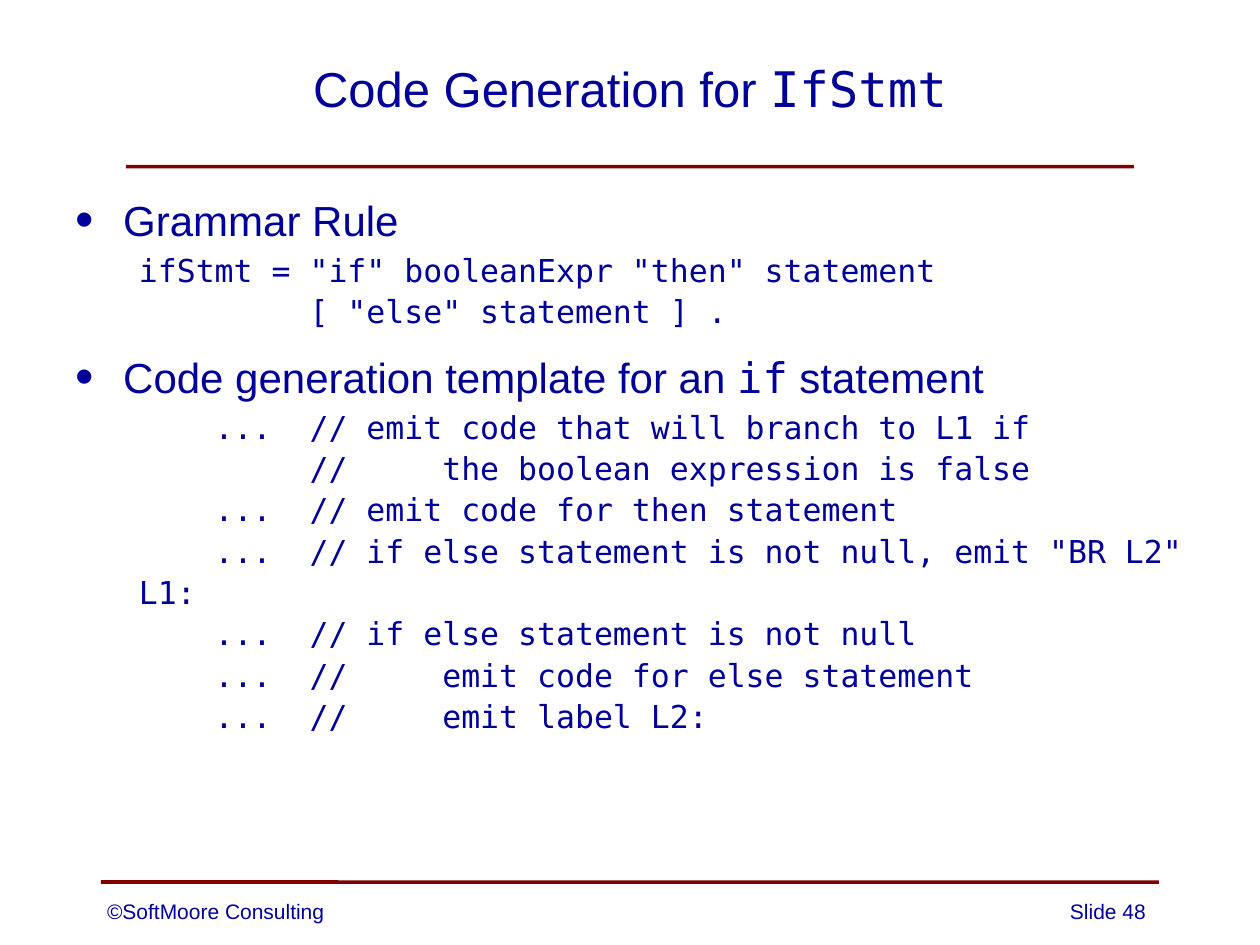
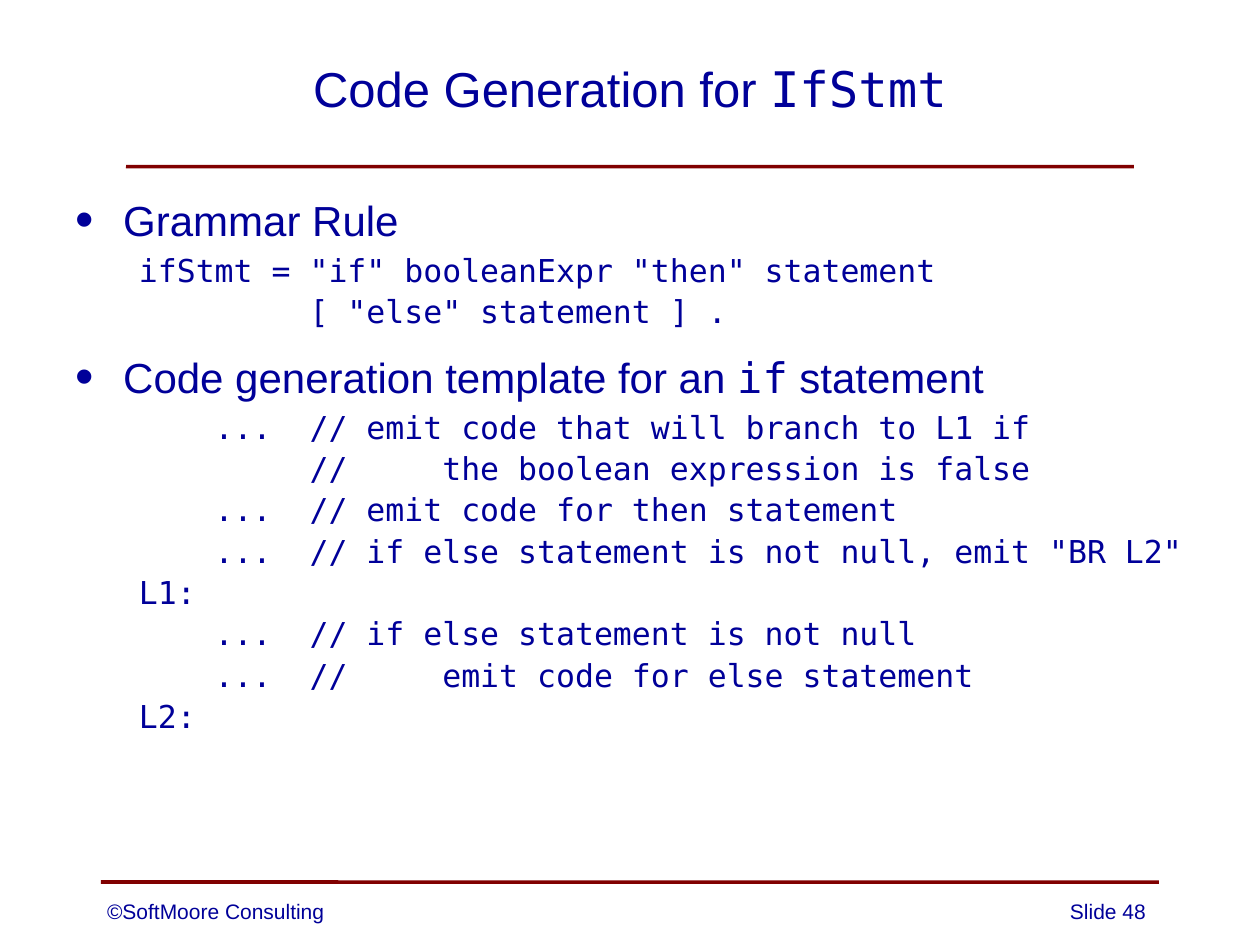
Before and after one commit to SoftMoore/CPRL-Kt-2nd, a slide deck: slide 48 of PowerPoints/11 - Code Generation.pptx. Drawn at 1260x945 pixels with LibreOffice and Linux fonts; fonts in the diff are those of the drawing. Boxes give left, top, right and bottom in pixels: in the first picture for what was removed or moved away, otherwise in the second. Text is boxed around its words. In the diff, an @@ line names an element or a change of style, - is before the commit and + after.

Commit message:
minor rewording on one PowerPoint slide

```diff
--- a/PowerPoints/11 - Code Generation.pptx
+++ b/PowerPoints/11 - Code Generation.pptx
@@ text at <box>139,704,196,728</box>: text changed @@
-  ... // emit label L2:
+  L2:
```
